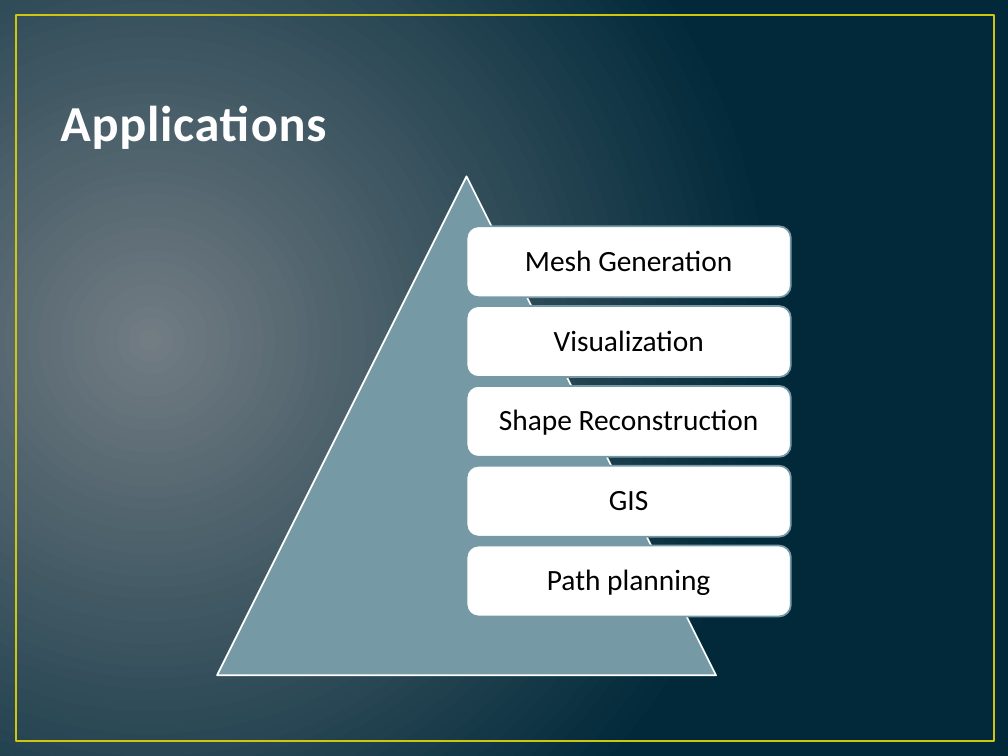
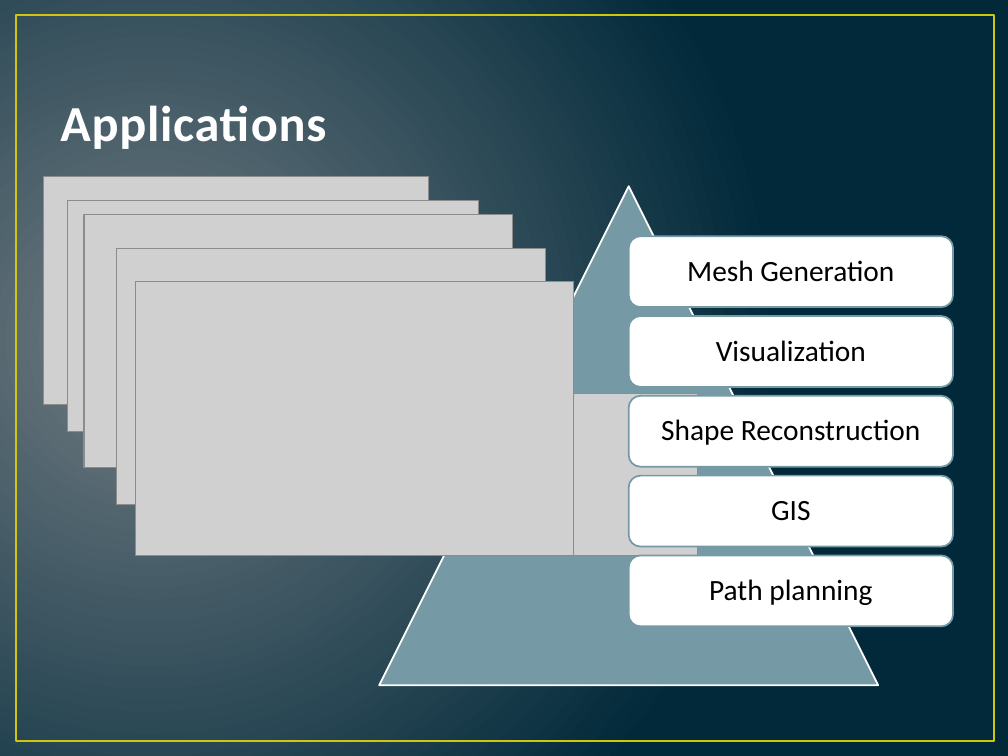
Before and after one commit to hugebdu/jdt-refactored, a slide deck: slide 13 of extra/CDT.pptx. Drawn at 1008x756 pixels with LibreOffice and Linux fonts; fonts in the diff are those of the drawing; grey boxes stand for pictures. Boxes give left, top, right and bottom in pixels: in the first picture for what was removed or moved away, otherwise in the second. Text is boxed around its words. In the diff, an @@ line names an element or a change of style, - is before the commit and + after.

Commit message:
Update presentation

```diff
--- a/extra/CDT.pptx
+++ b/extra/CDT.pptx
@@ picture added at [43,176,428,404] @@
@@ picture added at [68,201,479,431] @@
@@ 5 freeform shapes, 1 triangle: place and size @@
-5 freeform shapes, 1 triangle at [217,176,791,675]
+5 freeform shapes, 1 triangle at [379,186,954,685]
@@ picture added at [84,215,512,468] @@
@@ picture added at [117,249,546,505] @@
@@ picture added at [135,281,574,555] @@
@@ picture added at [555,393,698,554] @@
```
Also in this commit, not shown: 1 slide added, 1 slide removed.
